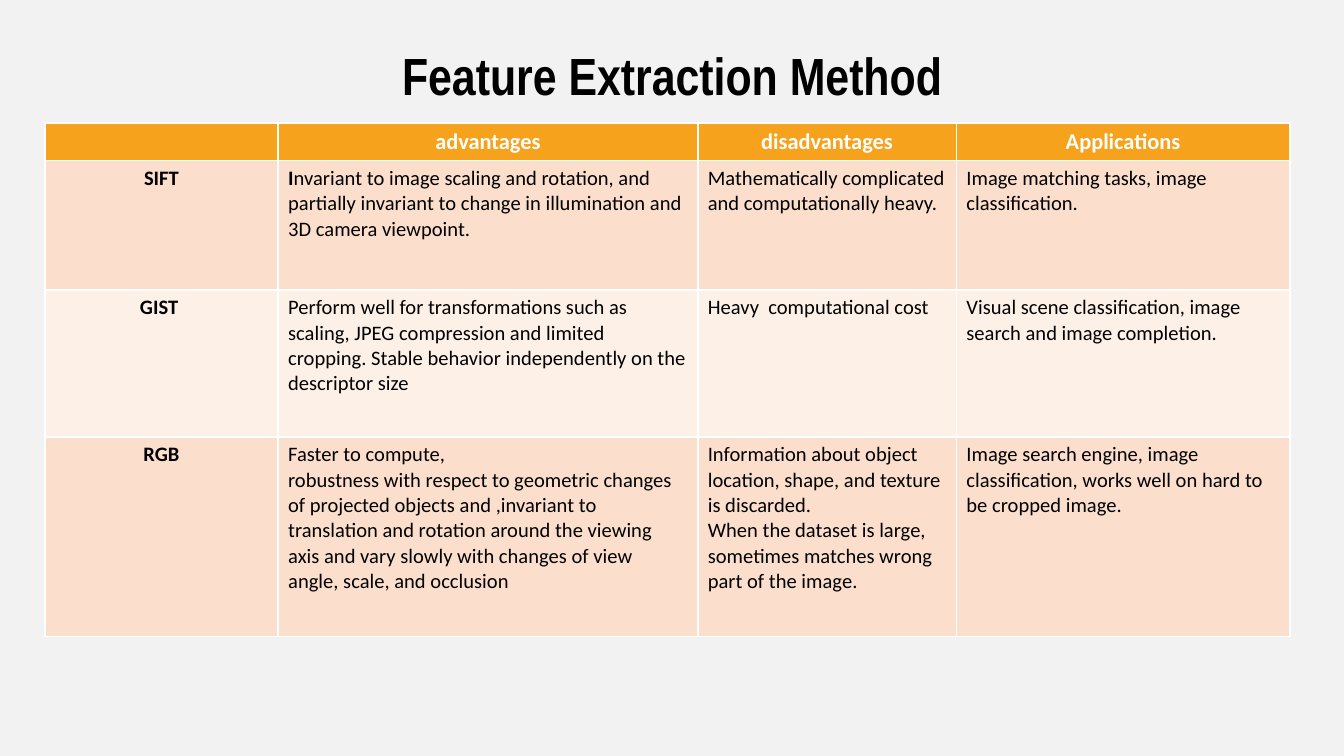
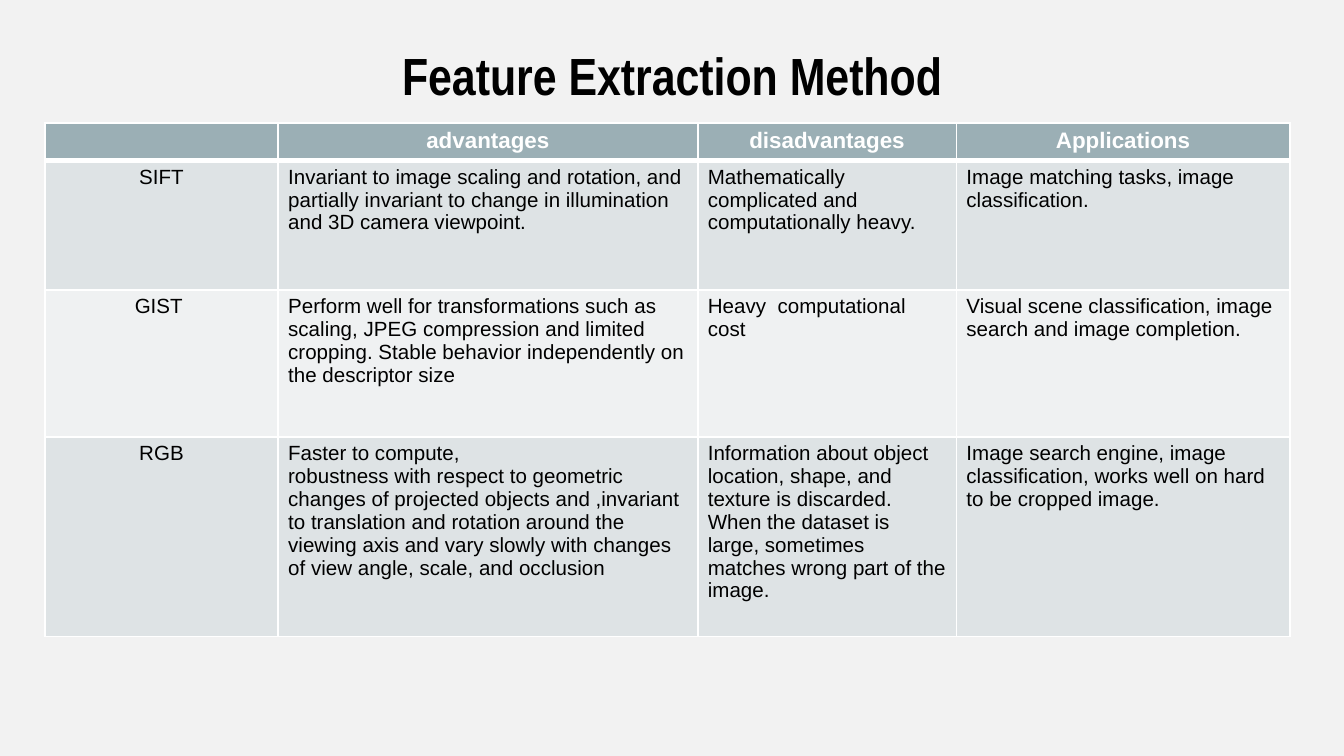
Before and after one commit to JingyiWang3/Predictive-Analytics-on-Image-Data, a slide deck: slide 7 of doc/Group9_Presentation.pptx. Drawn at 1344x756 pixels with LibreOffice and Linux fonts; fonts in the diff are those of the drawing. Boxes give left, top, right and bottom in pixels: in the first picture for what was removed or moved away, otherwise in the second. Text is boxed around its words. In the diff, an @@ line names an element or a change of style, - is before the commit and + after.

```diff
--- a/doc/Group9_Presentation.pptx
+++ b/doc/Group9_Presentation.pptx
@@ table at bbox=[44, 124, 1289, 637] @@
@@ fill #F6A21D to #9BAFB5 in row 1 @@
@@ fill #FBE0CD to #DEE3E5 in 8 cells @@
@@ fill #FDF0E8 to #EFF2F3 in row 3 @@
@@ font Calibri to Arial @@
@@ bold off in "SIFT", "Invariant", "GIST", "RGB" @@
```
Also in this commit, not shown: 3 other slides changed.
